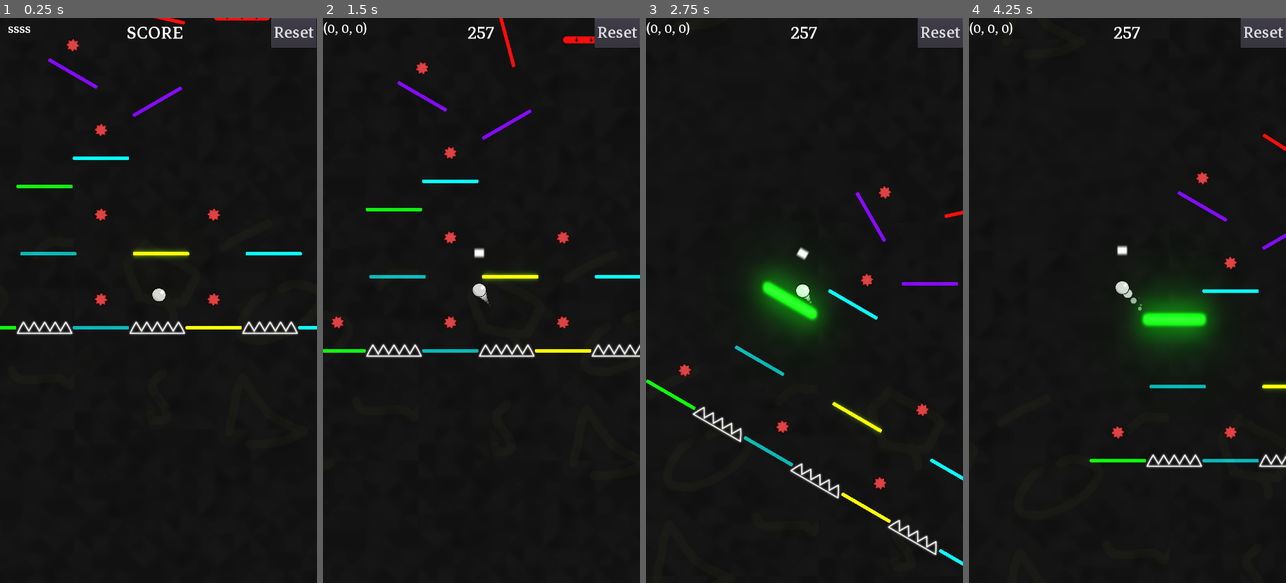
Above: before the commit, frames 1-4 (left to right).
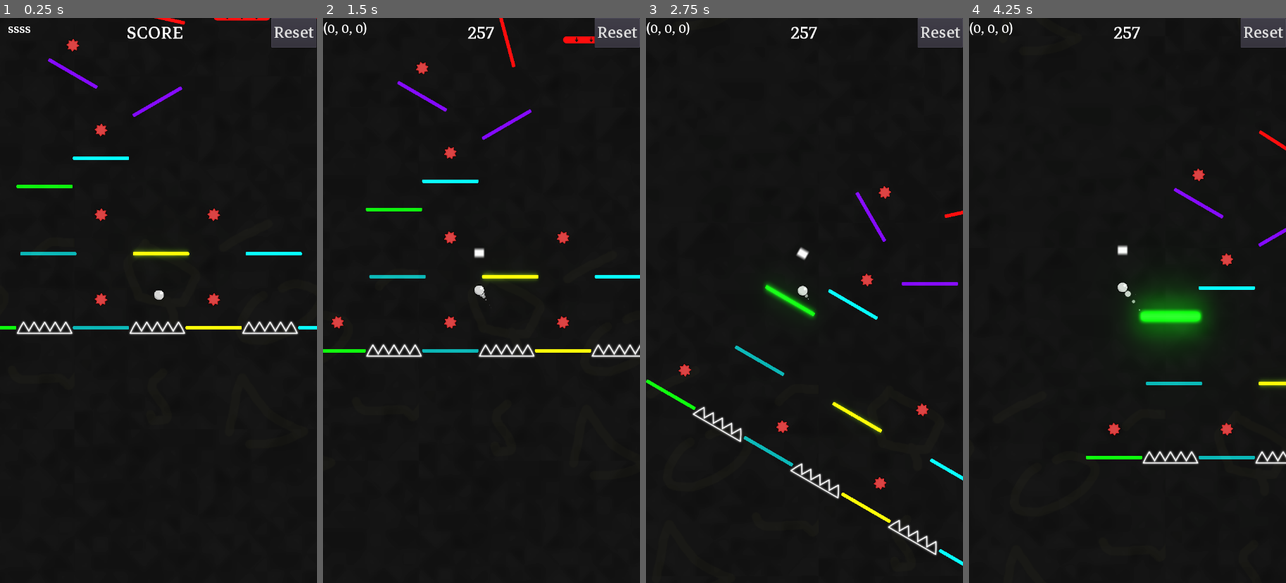
Above: after the commit, the same moments.

Repository: dolorismachina/Pivot
Game: Godot game, scene res://Scenes/Main/Main.tscn
The game is run twice, just before and just after one commit, with the same random seed, the same clock (stepped at 60 frames per second) and the same inputs. The engine's default icon, where the game draws it, is replaced by a stand-in: a white triangle on a blue panel in a dark square.
Inputs (mouse positions are in pixels of both pictures, inside the frame that each line leads up to):
- Up to frame 1 (0.25 s): no input
- Up to frame 2 (1.5 s): move the mouse to (551, 272) at 0.52 s; hold Right (ui_right) 0.53-1.28 s; hold Space (space) 0.53-1.28 s; click (551, 272) at 0.67 s; move the mouse to (418, 328) at 1.27 s; hold Left (ui_left) from 1.28 s (still down); tap Space (space) at 1.35 s
- Up to frame 3 (2.75 s): move the mouse to (836, 176) at 2.02 s; release Left (ui_left) at 2.03 s; hold Right (ui_right) from 2.03 s (still down); hold Space (space) from 2.03 s (still down)
- Up to frame 4 (4.25 s): move the mouse to (1111, 413) at 2.77 s; release Space (space) at 2.78 s; tap Space (space) at 2.85 s; click (1111, 413) at 2.92 s; move the mouse to (1222, 385) at 3.52 s; release Right (ui_right) at 3.53 s; hold Left (ui_left) from 3.53 s (still down); hold Space (space) from 3.53 s (still down)

The runs differ from the first frame. In frame 1, less than 0.1% of the frame differs, in the area x 48-53%, y 47-51%; in frame 2, less than 0.1%; in frame 3, 2.2%; in frame 4, 2.8%, in the area x 36-100%, y 19-80%.
Error in both runs: Invalid get index 'Direction' (on base: 'null instance'). (res://Scenes/Main/Main.gd:33)

Commit message:
Make the player smaller

Diff:
--- a/Scenes/Player/Player.tscn
+++ b/Scenes/Player/Player.tscn
@@ -14,7 +14,7 @@
 gradient = SubResource( 1 )
 
 [sub_resource type="Curve" id=3]
-_data = [ Vector2( 0, 0.893547 ), 0.0, -2.92608, 0, 0, Vector2( 1, 0 ), 0.0, 0.0, 0, 0 ]
+_data = [ Vector2( 0, 0.671653 ), 0.0, -2.92608, 0, 0, Vector2( 1, 0 ), 0.0, 0.0, 0, 0 ]
 
 [sub_resource type="CurveTexture" id=4]
 curve = SubResource( 3 )
@@ -30,7 +30,7 @@
 color_ramp = SubResource( 2 )
 
 [sub_resource type="CircleShape2D" id=6]
-radius = 65.8939
+radius = 45.3875
 
 [sub_resource type="CircleShape2D" id=7]
 radius = 64.7698
@@ -50,7 +50,7 @@
 
 [node name="Sprite" type="Sprite" parent="."]
 position = Vector2( 0, -64.1235 )
-scale = Vector2( 2, 2 )
+scale = Vector2( 1.5, 1.5 )
 texture = ExtResource( 3 )
 offset = Vector2( -0.1, -0.39 )
 
